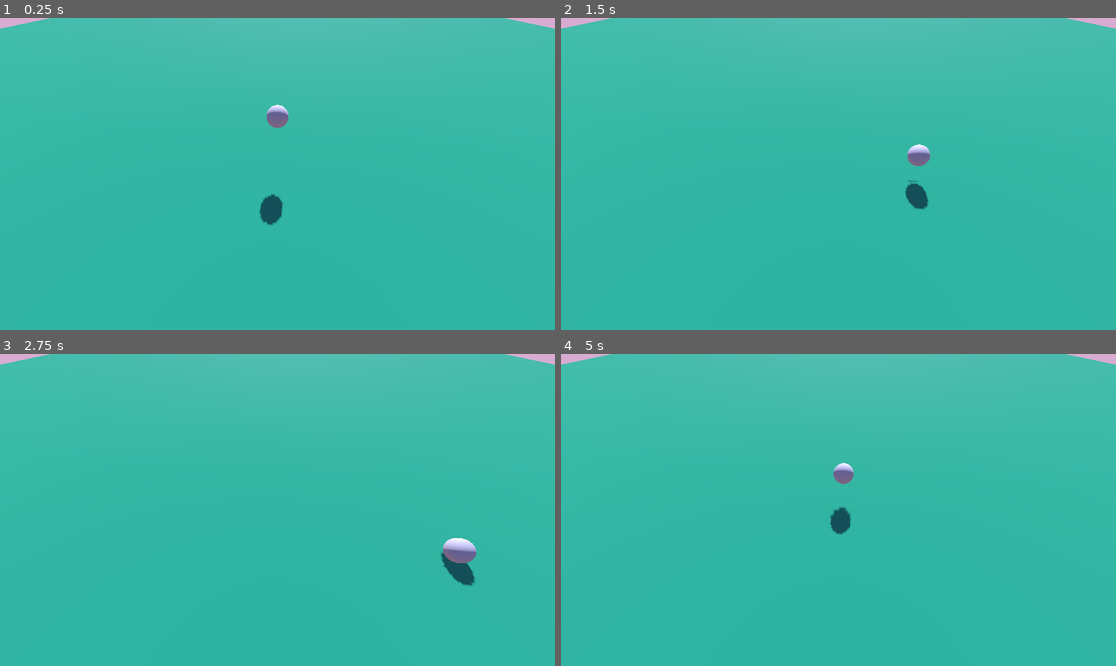
Above: before the commit, frames 1-4 (two rows, left to right).
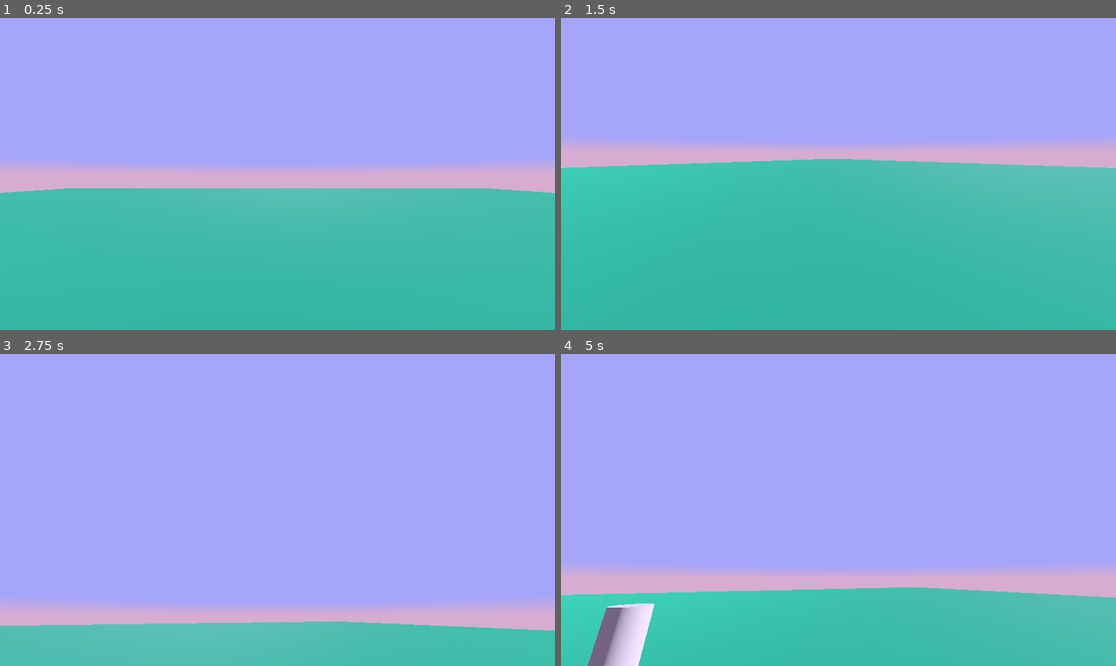
Above: after the commit, the same moments.

Repository: alwod/Dialogue-System
Game: Godot game, scene res://Scenes/main.tscn
Two runs of this game, one before a commit and one after it. Both use one fixed random seed, a clock stepped at 60 frames per second and the inputs below.
Inputs (mouse positions are in pixels of both pictures, inside the frame that each line leads up to):
- Up to frame 1 (0.25 s): no input
- Up to frame 2 (1.5 s): move the mouse to (960, 158) at 0.52 s; hold D (Move_Right, bound only before the commit) 0.53-1.28 s; tap Space (jump) at 0.77 s; move the mouse to (727, 189) at 1.27 s; hold S (Move_Down, bound only before the commit) from 1.28 s (still down)
- Up to frame 3 (2.75 s): tap Space (jump) at 1.52 s; move the mouse to (333, 441) at 2.02 s; release S (Move_Down, bound only before the commit) at 2.03 s; hold D (Move_Right, bound only before the commit) from 2.03 s (still down)
- Up to frame 4 (5 s): move the mouse to (810, 572) at 2.77 s; release D (Move_Right, bound only before the commit) at 2.78 s; hold W (Move_Up, bound only before the commit) 2.78-3.53 s; tap Space (jump) at 3.02, 3.77, 4.52 s; move the mouse to (1005, 556) at 3.52 s; hold A (Move_Left, bound only before the commit) from 3.53 s (still down); tap Escape (ui_cancel) at 4.15 s; move the mouse to (672, 463) at 4.27 s

The runs differ from the first frame. In frame 1, 60% of the frame differs, in the area x 0-100%, y 0-67%; in frame 2, 52%; in frame 3, 96%, in the area x 0-100%, y 0-100%; in frame 4, 82%.

Commit message:
Changed camera to 1st person camera.
Also got rid of npc script in preparation for a new oop based approach, and added a camera sensitivity project setting.

Diff:
--- a/Dialogue Testing Project/Scenes/main.tscn
+++ b/Dialogue Testing Project/Scenes/main.tscn
@@ -1,7 +1,8 @@
-[gd_scene load_steps=9 format=3 uid="uid://f1ohqmwmbc3p"]
+[gd_scene load_steps=10 format=3 uid="uid://f1ohqmwmbc3p"]
 
 [ext_resource type="PackedScene" uid="uid://b3hxqvmyb1tvs" path="res://Scenes/player.tscn" id="1_pafon"]
 [ext_resource type="Shader" path="res://Scripts/shader_material.gdshader" id="2_rnk01"]
+[ext_resource type="PackedScene" uid="uid://c2yqy1nhopqe7" path="res://Scenes/npc.tscn" id="3_d17gb"]
 
 [sub_resource type="BoxShape3D" id="BoxShape3D_6j4oo"]
 size = Vector3(100, 2, 100)
@@ -44,13 +45,9 @@
 [node name="Player" parent="." instance=ExtResource("1_pafon")]
 transform = Transform3D(1, 0, 0, 0, 1, 0, 0, 0, 1, 0, 3, -1)
 
-[node name="CameraPivot" type="Marker3D" parent="."]
-transform = Transform3D(1, 0, 0, 0, 0.707107, 0.707107, 0, -0.707107, 0.707107, 0, 0, 0)
-
-[node name="Camera" type="Camera3D" parent="CameraPivot"]
-transform = Transform3D(1, 0, 0, 0, 1, 0, 0, 0, 1, 0, 0, 10.3917)
-size = 19.0
-far = 100.0
-
 [node name="WorldEnvironment" type="WorldEnvironment" parent="."]
 environment = SubResource("Environment_da5tb")
+
+[node name="NPC James" parent="." instance=ExtResource("3_d17gb")]
+transform = Transform3D(1, 0, 0, 0, 1, 0, 0, 0, 1, -3.48882, 0.985956, 4.90734)
+script = null
--- a/Dialogue Testing Project/Scenes/npc.tscn
+++ b/Dialogue Testing Project/Scenes/npc.tscn
@@ -1,13 +1,25 @@
 [gd_scene load_steps=4 format=3 uid="uid://c2yqy1nhopqe7"]
 
-[ext_resource type="Script" path="res://Scripts/npc_interaction.gd" id="1_vjq3l"]
+[sub_resource type="GDScript" id="GDScript_u6j00"]
+script/source = "extends Node3D
+
+
+# Called when the node enters the scene tree for the first time.
+func _ready():
+	pass # Replace with function body.
+
+
+# Called every frame. 'delta' is the elapsed time since the previous frame.
+func _process(delta):
+	pass
+"
 
 [sub_resource type="CylinderMesh" id="CylinderMesh_yhnm2"]
 
 [sub_resource type="CylinderShape3D" id="CylinderShape3D_4hkm0"]
 
 [node name="NPC" type="Node3D"]
-script = ExtResource("1_vjq3l")
+script = SubResource("GDScript_u6j00")
 
 [node name="StaticBody3D" type="StaticBody3D" parent="."]
 
--- a/Dialogue Testing Project/Scenes/player.tscn
+++ b/Dialogue Testing Project/Scenes/player.tscn
@@ -2,17 +2,21 @@
 
 [ext_resource type="Script" path="res://Scripts/CharacterController.gd" id="1_knyej"]
 
-[sub_resource type="SphereMesh" id="SphereMesh_uy11m"]
+[sub_resource type="CapsuleMesh" id="CapsuleMesh_v2qq2"]
 
-[sub_resource type="SphereShape3D" id="SphereShape3D_6qm2x"]
+[sub_resource type="CapsuleShape3D" id="CapsuleShape3D_81hcu"]
 
 [node name="Player" type="Node3D"]
+transform = Transform3D(1, 0, 0, 0, 1, 0, 0, 0, 1, 0, 1, 0)
 
 [node name="CharacterBody3D" type="CharacterBody3D" parent="."]
 script = ExtResource("1_knyej")
 
+[node name="Camera3D" type="Camera3D" parent="CharacterBody3D"]
+transform = Transform3D(1, 0, 0, 0, 1, 0, 0, 0, 1, 0, 0.706361, 0)
+
 [node name="MeshInstance3D" type="MeshInstance3D" parent="CharacterBody3D"]
-mesh = SubResource("SphereMesh_uy11m")
+mesh = SubResource("CapsuleMesh_v2qq2")
 
 [node name="CollisionShape3D" type="CollisionShape3D" parent="CharacterBody3D"]
-shape = SubResource("SphereShape3D_6qm2x")
+shape = SubResource("CapsuleShape3D_81hcu")
--- a/Dialogue Testing Project/Scripts/CharacterController.gd
+++ b/Dialogue Testing Project/Scripts/CharacterController.gd
@@ -1,11 +1,15 @@
 extends CharacterBody3D
 
 
-const SPEED = 5.0
-const JUMP_VELOCITY = 4.5
+@export var SPEED = 5.0
+@export var JUMP_VELOCITY = 4.5
+
+@onready var camera_position:Camera3D = $Camera3D
 
 # Get the gravity from the project settings to be synced with RigidBody nodes.
 var gravity = ProjectSettings.get_setting("physics/3d/default_gravity")
+# Get the camera sensitivity from project settings
+var camera_sensitivity = ProjectSettings.get_setting("player/camera_sensitivity")
 
 
 func _physics_process(delta):
@@ -18,7 +22,7 @@
 		velocity.y = JUMP_VELOCITY
 
 	# Get the input direction and handle the movement/deceleration.
-	var input_dir = Input.get_vector("Move_Left", "Move_Right", "Move_Up", "Move_Down")
+	var input_dir = Input.get_vector("move_left", "move_right", "move_forward", "move_backwards")
 	var direction = (transform.basis * Vector3(input_dir.x, 0, input_dir.y)).normalized()
 	if direction:
 		velocity.x = direction.x * SPEED
@@ -28,3 +32,15 @@
 		velocity.z = move_toward(velocity.z, 0, SPEED)
 
 	move_and_slide()
+
+	# Hides or shows mouse depending on if escape is pressed
+	if Input.is_action_just_pressed("ui_cancel"):
+		Input.mouse_mode = Input.MOUSE_MODE_CAPTURED if Input.mouse_mode == Input.MOUSE_MODE_VISIBLE else Input.MOUSE_MODE_VISIBLE
+
+# Handle camera rotation
+func _input(event):
+	if event is InputEventMouseMotion:
+		rotate_y(-event.relative.x * camera_sensitivity)
+		camera_position.rotate_x(-event.relative.y * camera_sensitivity)
+		# Clamp camera rotation to stop from 'overlooking' up or down
+		camera_position.rotation.x = clamp(camera_position.rotation.x, -PI/2, PI/2)
--- a/Dialogue Testing Project/Scripts/npc_interaction.gd
+++ /dev/null
@@ -1,11 +0,0 @@
-extends Node3D
-
-
-# Called when the node enters the scene tree for the first time.
-func _ready():
-	pass # Replace with function body.
-
-
-# Called every frame. 'delta' is the elapsed time since the previous frame.
-func _process(delta):
-	pass
--- a/Dialogue Testing Project/project.godot
+++ b/Dialogue Testing Project/project.godot
@@ -50,25 +50,25 @@
 , Object(InputEventKey,"resource_local_to_scene":false,"resource_name":"","device":-1,"window_id":0,"alt_pressed":false,"shift_pressed":false,"ctrl_pressed":false,"meta_pressed":false,"pressed":false,"keycode":0,"physical_keycode":83,"key_label":0,"unicode":115,"echo":false,"script":null)
 ]
 }
-Move_Up={
+move_forward={
 "deadzone": 0.5,
 "events": [Object(InputEventKey,"resource_local_to_scene":false,"resource_name":"","device":-1,"window_id":0,"alt_pressed":false,"shift_pressed":false,"ctrl_pressed":false,"meta_pressed":false,"pressed":false,"keycode":0,"physical_keycode":87,"key_label":0,"unicode":119,"echo":false,"script":null)
 , Object(InputEventKey,"resource_local_to_scene":false,"resource_name":"","device":-1,"window_id":0,"alt_pressed":false,"shift_pressed":false,"ctrl_pressed":false,"meta_pressed":false,"pressed":false,"keycode":0,"physical_keycode":4194320,"key_label":0,"unicode":0,"echo":false,"script":null)
 ]
 }
-Move_Left={
+move_left={
 "deadzone": 0.5,
 "events": [Object(InputEventKey,"resource_local_to_scene":false,"resource_name":"","device":-1,"window_id":0,"alt_pressed":false,"shift_pressed":false,"ctrl_pressed":false,"meta_pressed":false,"pressed":false,"keycode":0,"physical_keycode":65,"key_label":0,"unicode":97,"echo":false,"script":null)
 , Object(InputEventKey,"resource_local_to_scene":false,"resource_name":"","device":-1,"window_id":0,"alt_pressed":false,"shift_pressed":false,"ctrl_pressed":false,"meta_pressed":false,"pressed":false,"keycode":0,"physical_keycode":4194319,"key_label":0,"unicode":0,"echo":false,"script":null)
 ]
 }
-Move_Right={
+move_right={
 "deadzone": 0.5,
 "events": [Object(InputEventKey,"resource_local_to_scene":false,"resource_name":"","device":-1,"window_id":0,"alt_pressed":false,"shift_pressed":false,"ctrl_pressed":false,"meta_pressed":false,"pressed":false,"keycode":0,"physical_keycode":68,"key_label":0,"unicode":100,"echo":false,"script":null)
 , Object(InputEventKey,"resource_local_to_scene":false,"resource_name":"","device":-1,"window_id":0,"alt_pressed":false,"shift_pressed":false,"ctrl_pressed":false,"meta_pressed":false,"pressed":false,"keycode":0,"physical_keycode":4194321,"key_label":0,"unicode":0,"echo":false,"script":null)
 ]
 }
-Move_Down={
+move_backwards={
 "deadzone": 0.5,
 "events": [Object(InputEventKey,"resource_local_to_scene":false,"resource_name":"","device":-1,"window_id":0,"alt_pressed":false,"shift_pressed":false,"ctrl_pressed":false,"meta_pressed":false,"pressed":false,"keycode":0,"physical_keycode":83,"key_label":0,"unicode":115,"echo":false,"script":null)
 , Object(InputEventKey,"resource_local_to_scene":false,"resource_name":"","device":-1,"window_id":0,"alt_pressed":false,"shift_pressed":false,"ctrl_pressed":false,"meta_pressed":false,"pressed":false,"keycode":0,"physical_keycode":4194322,"key_label":0,"unicode":0,"echo":false,"script":null)
@@ -83,3 +83,7 @@
 "deadzone": 0.5,
 "events": []
 }
+
+[player]
+
+camera_sensitivity=0.002
